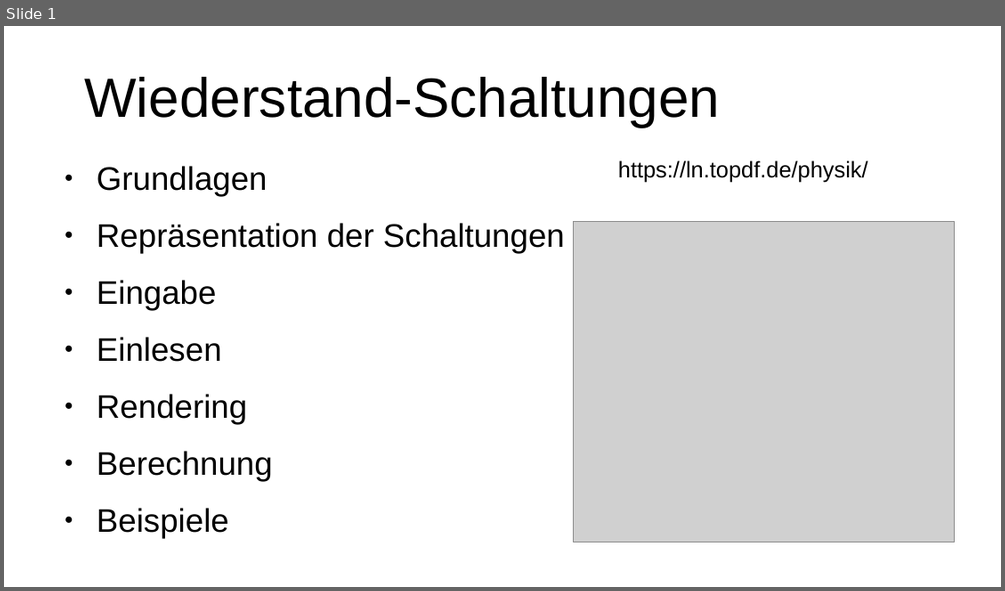
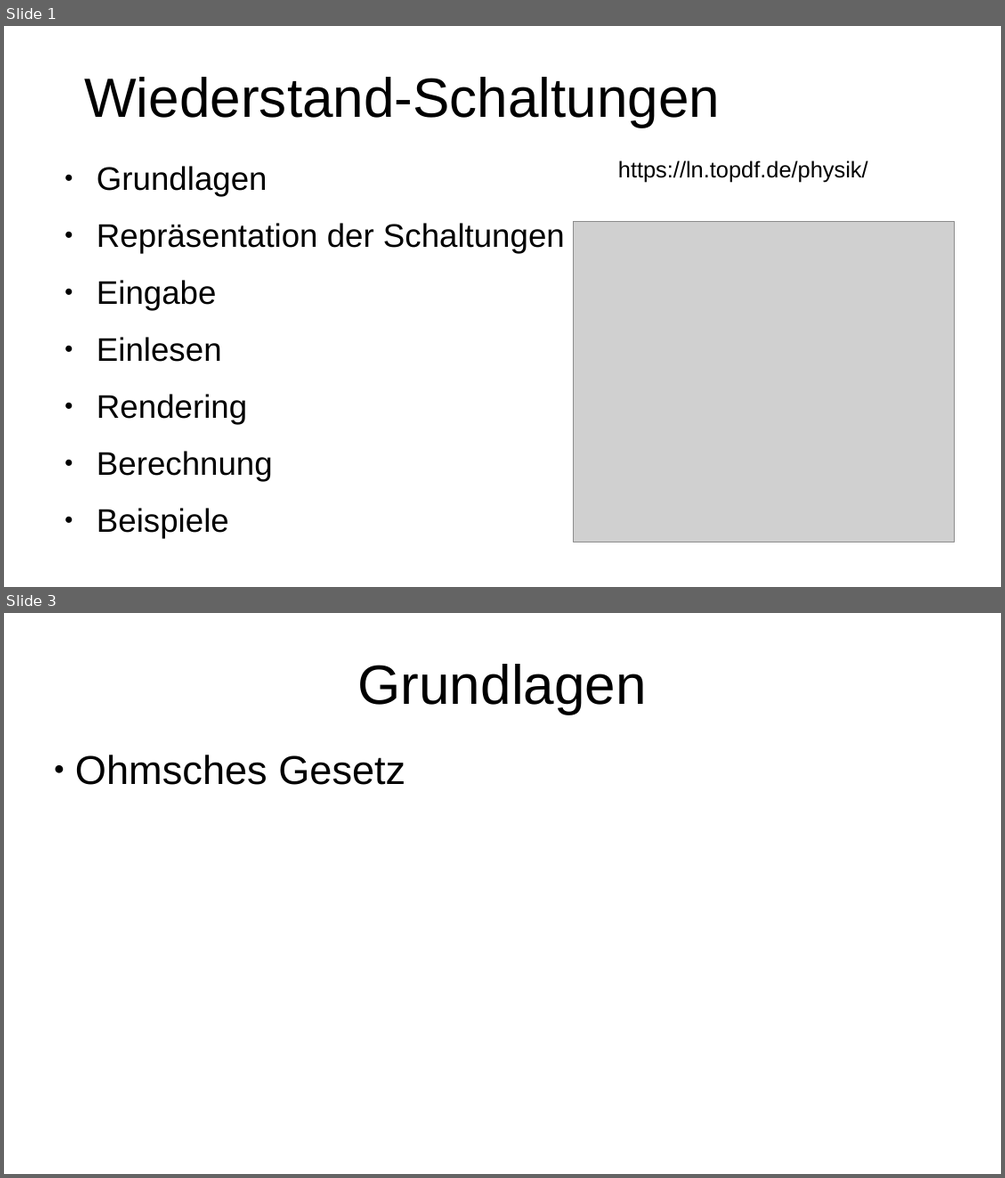
Before and after one commit to HeIIow2/physik_schaltkreise, a slide deck: präsentation/präsentation.odp. Shown one above the other, each under a label of ours: slide 1 before the commit, slides 1 and 3 after it; the slides between them are not shown. The pictures are 1005x591 and 1005x1178 pixels, drawn with LibreOffice and Linux fonts; fonts in the diff are those of the drawing; grey boxes stand for pictures. Boxes give left, top, right and bottom in pixels: in the first picture for what was removed or moved away, otherwise in the second. Text is boxed around its words. In the diff, an @@ line names an element or a change of style, - is before the commit and + after.

```diff
--- a/präsentation/präsentation.odp
+++ b/präsentation/präsentation.odp
@@ slide 3 added at [4, 613, 1001, 1174], background #FFFFFF @@
@@ title added at [358, 664, 647, 714], 44 pt, text #000000 @@
+Grundlagen
@@ subtitle added at [75, 755, 405, 785], 32 pt, text #000000 @@
+● Ohmsches Gesetz
```
Also in this commit, not shown: 1 other slide added, 3 other files.
